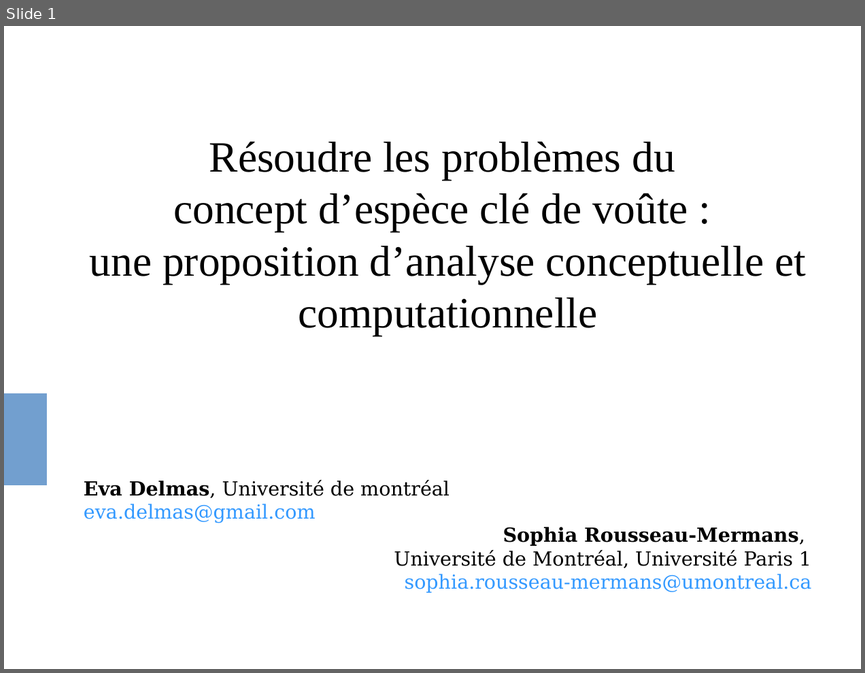
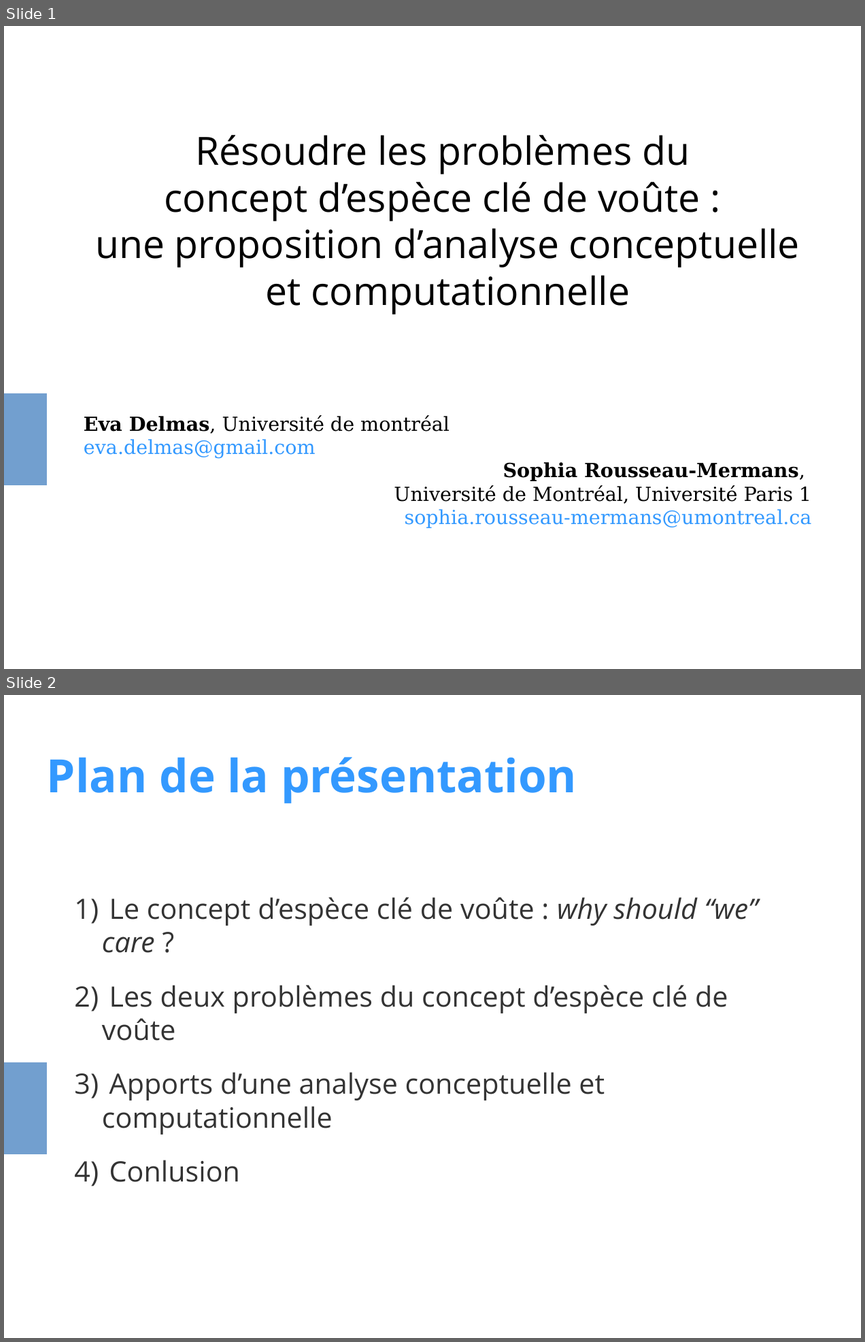
Before and after one commit to evadelmas/keystone_concept, a slide deck: presentation_LEIPS.odp. Shown one above the other, each under a label of ours: slide 1 before the commit, slides 1 and 2 after it. The pictures are 865x673 and 865x1342 pixels, drawn with LibreOffice and Linux fonts; fonts in the diff are those of the drawing. Boxes give left, top, right and bottom in pixels: in the first picture for what was removed or moved away, otherwise in the second. Text is boxed around its words. In the diff, an @@ line names an element or a change of style, - is before the commit and + after.

Commit message:
plan de présentation + partie 1 en cours de composition

```diff
--- a/presentation_LEIPS.odp
+++ b/presentation_LEIPS.odp
@@ slide 2 added at (4, 695, 861, 1338), background #FFFFFF; not listed: 1 template element that a slide beside it also shows @@
@@ title added at (47, 757, 577, 804), 42.5 pt, text #3399FF, bold @@
+Plan de la présentation
@@ text added at (102, 897, 758, 1182), 26 pt, text #333333 @@
+1) Le concept d’espèce clé de voûte : why should “we” care ?
+2) Les deux problèmes du concept d’espèce clé de voûte
+3) Apports d’une analyse conceptuelle et computationnelle
+4) Conlusion
@@ slide 1 changed as well @@
@@ subtitle at (95, 135, 800, 314): size 40 to 36 pt, font Times New Roman to Open Sans in "Résoudre les problèmes du", "concept d’espèce clé de voûte :", "une proposition d’analyse conceptuelle et computationnelle" @@
```
Also in this commit, not shown: 6 other slides added, 1 other file.
